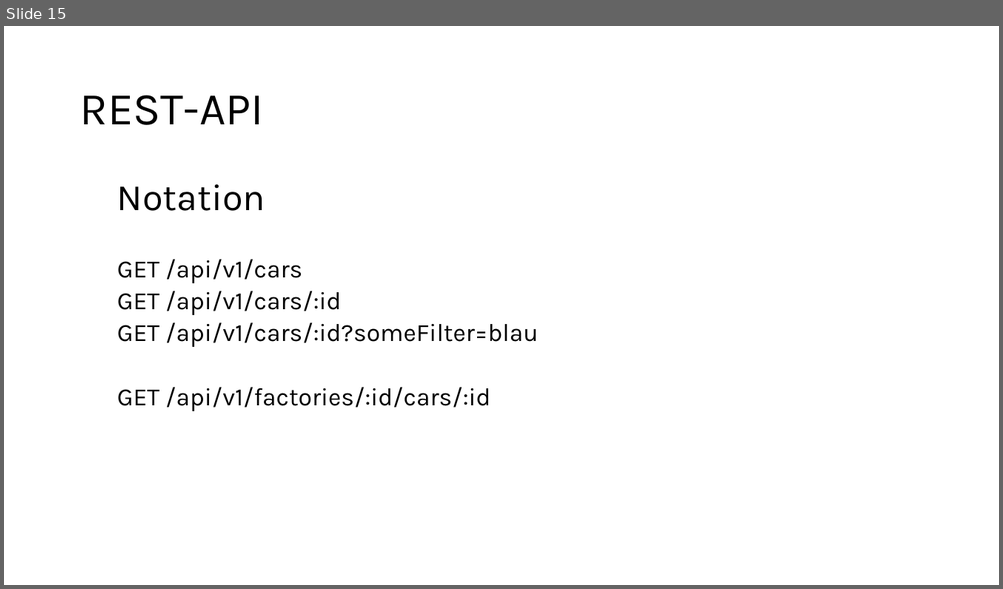
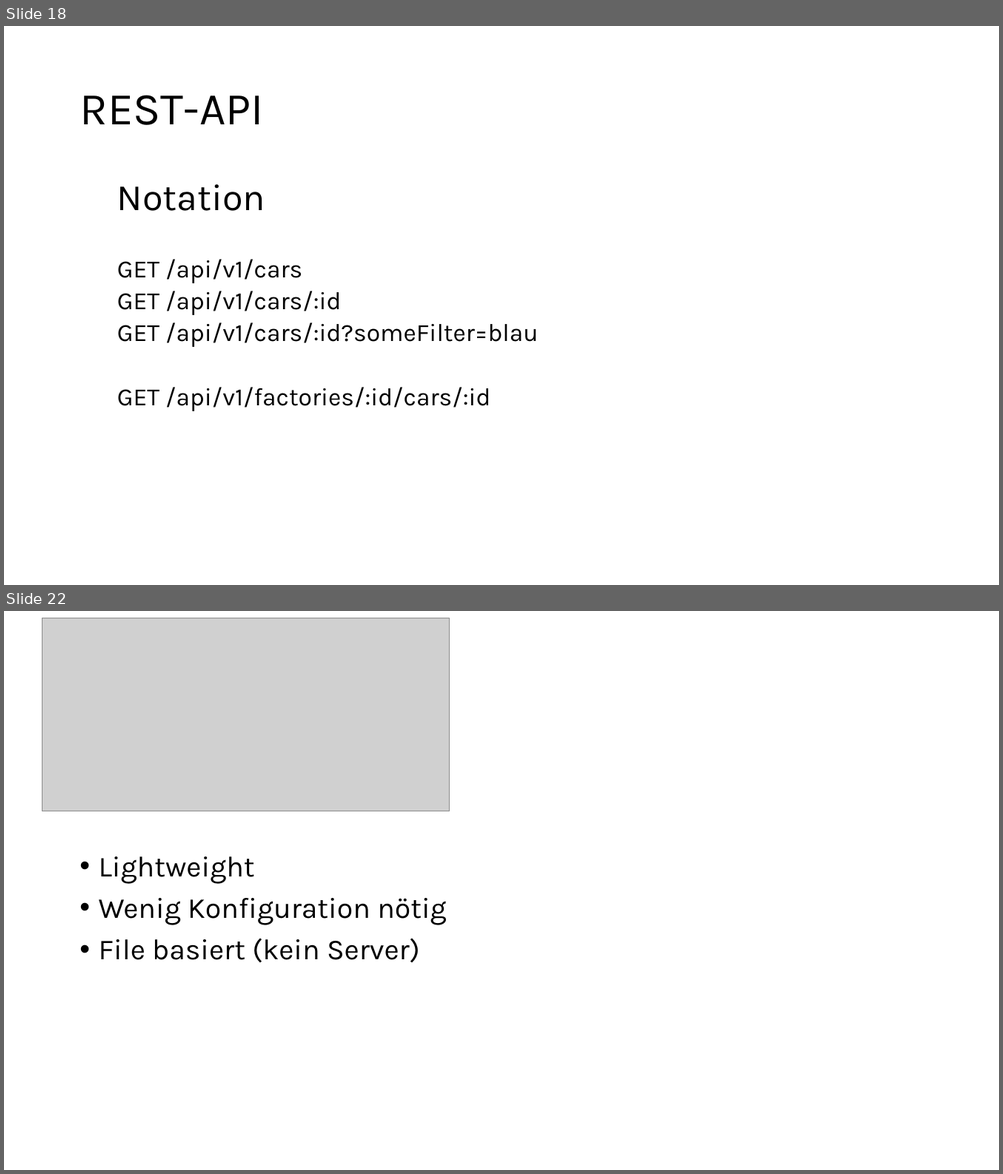
Before and after one commit to jannis1602/SmartAlarmClock, a slide deck: planung/Fachgespraech.pptx. Shown one above the other, each under a label of ours: slide 15 before the commit, slides 18 and 22 after it; the slides between them are not shown. The pictures are 1003x589 and 1003x1174 pixels, drawn with LibreOffice and Linux fonts; fonts in the diff are those of the drawing; grey boxes stand for pictures. Boxes give left, top, right and bottom in pixels: in the first picture for what was removed or moved away, otherwise in the second. Text is boxed around its words. In the diff, an @@ line names an element or a change of style, - is before the commit and + after.

```diff
--- a/planung/Fachgespraech.pptx
+++ b/planung/Fachgespraech.pptx
@@ slide 22 added at [4,611,999,1170], background #FFFFFF @@
@@ picture added at [42,618,449,812] @@
@@ text added at [99,857,447,963], 28 pt, text #000000 @@
+• Lightweight
+• Wenig Konfiguration nötig
+• File basiert (kein Server)
@@ what was slide 15 is now slide 18 @@
```
Also in this commit, not shown: 6 slides changed, 5 other slides added, 10 other files.
